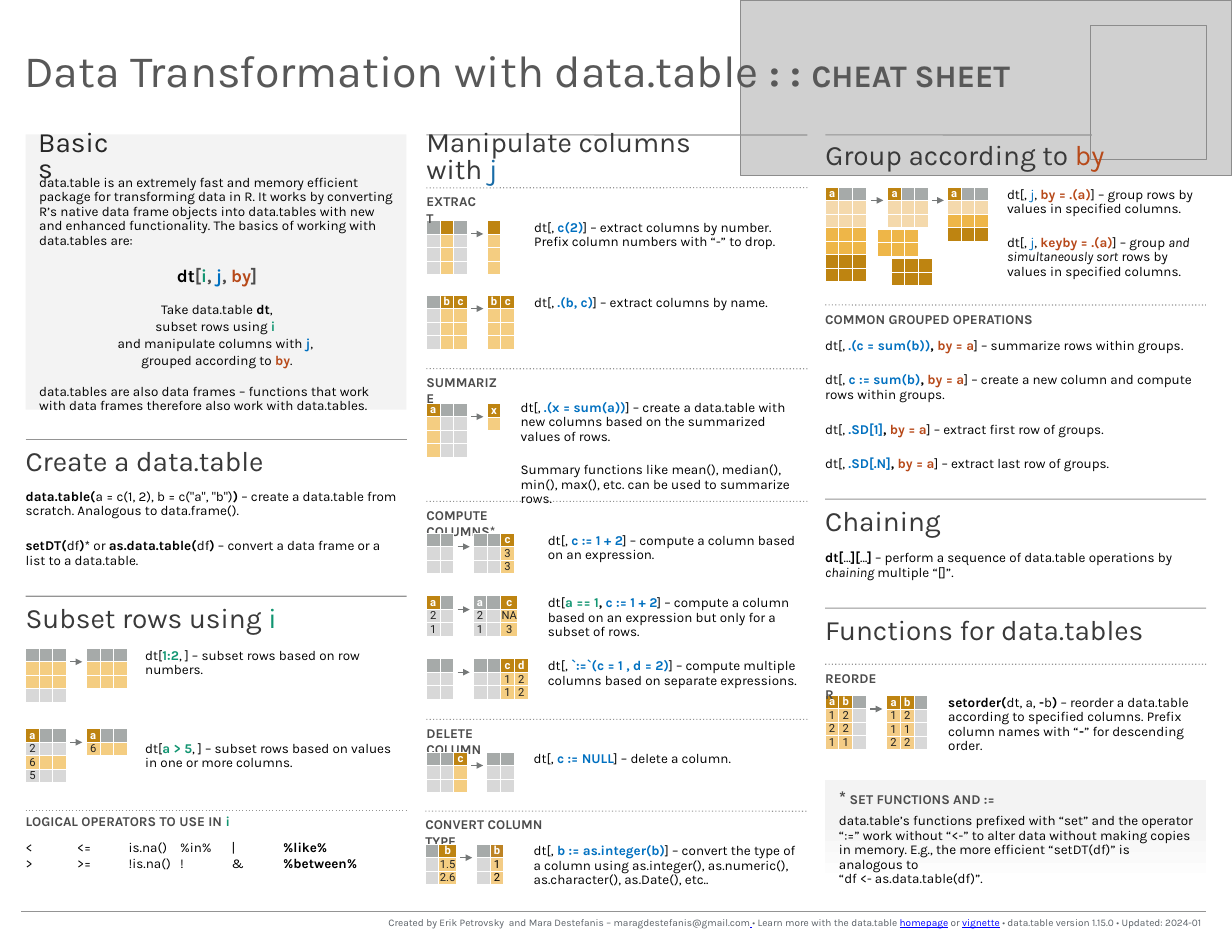
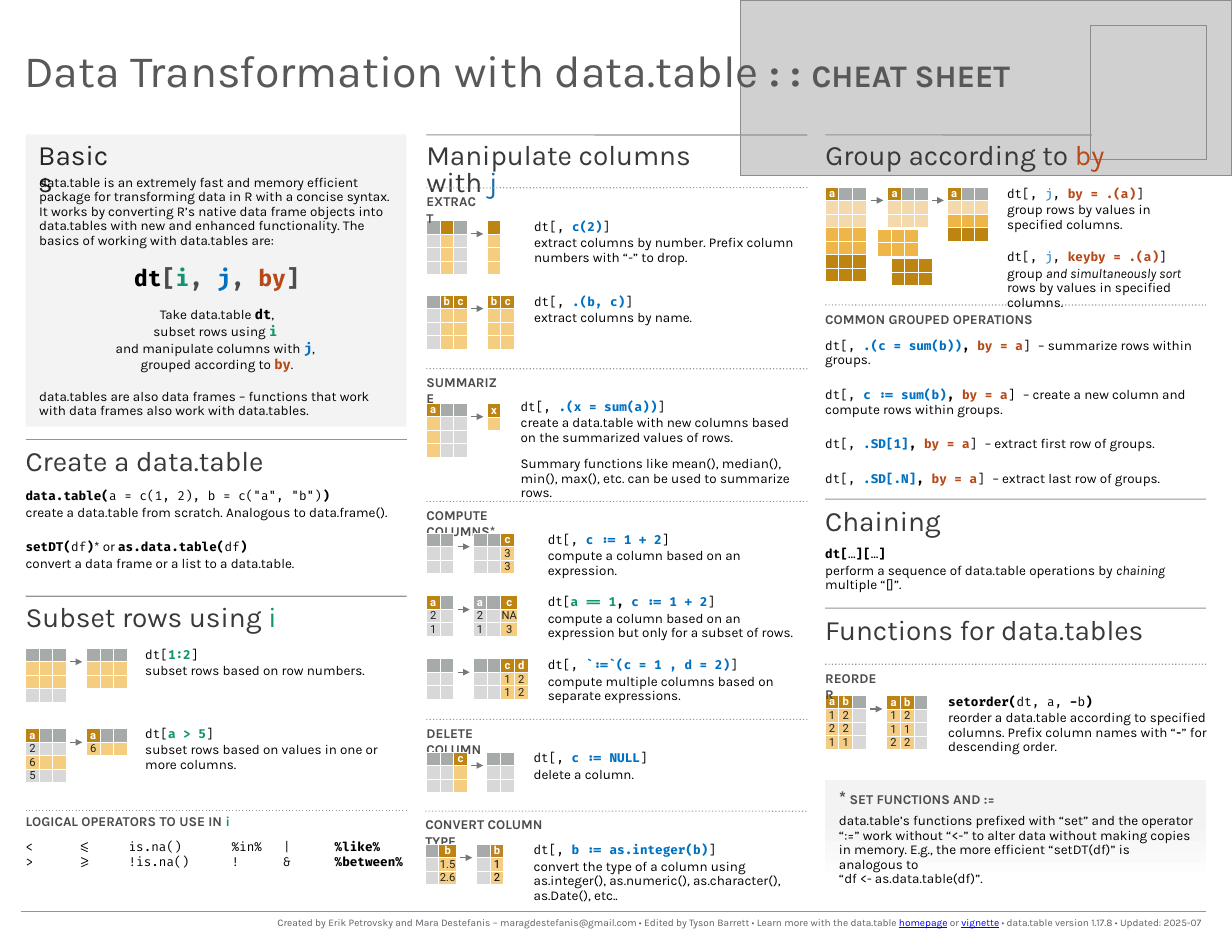
Before and after one commit to rstudio/cheatsheets, a slide deck: slide 1 of powerpoints/datatable.pptx. Drawn at 1232x952 pixels with LibreOffice and Linux fonts; fonts in the diff are those of the drawing; grey boxes stand for pictures. Boxes give left, top, right and bottom in pixels: in the first picture for what was removed or moved away, otherwise in the second. Text is boxed around its words. In the diff, an @@ line names an element or a change of style, - is before the commit and + after.

Commit message:
fix outdated items in datatable cheatsheet

```diff
--- a/powerpoints/datatable.pptx
+++ b/powerpoints/datatable.pptx
@@ rectangle resized from (x1=26, y1=135, x2=406, y2=410) to (x1=26, y1=135, x2=406, y2=427) @@
@@ text "Basics" at (x1=37, y1=143, x2=114, y2=173): vertical alignment middle to top @@
@@ text "Manipulate columns with j" at (x1=426, y1=146, x2=691, y2=199): vertical alignment middle to top @@
@@ text at (x1=39, y1=177, x2=390, y2=248): text changed @@
-  data.table is an extremely fast and memory efficient package for transforming data in R. It works by converting R’s native data frame objects into data.tables with new and enhanced functionality. The basics of working with data.tables are:
+  data.table is an extremely fast and memory efficient package for transforming data in R with a concise syntax. It works by converting R’s native data frame objects into data.tables with new and enhanced functionality. The basics of working with data.tables are:
@@ text at (x1=1007, y1=188, x2=1181, y2=307): text changed @@
-  dt[, j, by = .(a)] – group rows by values in specified columns.
-  dt[, j, keyby = .(a)] – group and simultaneously sort rows by values in specified columns.
+  dt[, j, by = .(a)]
+  group rows by values in specified columns.
+  dt[, j, keyby = .(a)]
+  group and simultaneously sort rows by values in specified columns.
@@ text at (x1=534, y1=237, x2=794, y2=265): text changed @@
-  dt[, c(2)] – extract columns by number. Prefix column numbers with “-” to drop.
+  dt[, c(2)]
+  extract columns by number. Prefix column numbers with “-” to drop.
@@ text at (x1=116, y1=268, x2=315, y2=373): size 16 to 20 pt in "dt[i, j, by]"; font Karla to Fira Code in "dt[i, j, by]", "dt,", "i", "j," and 1 more places @@
@@ text at (x1=534, y1=296, x2=692, y2=326): text changed @@
-  dt[, .(b, c)] – extract columns by name.
+  dt[, .(b, c)]
+  extract columns by name.
@@ text "dt[, .(c = sum(b)), by ..." at (x1=825, y1=340, x2=1192, y2=486): size 12 to 11 pt, font Karla to Fira Code in "dt[, .(c = sum(b)), by = a]", "dt[, c := sum(b), by = a]", "dt[, .SD[1], by = a]", "dt[, .SD[.N], by = a]" @@
@@ text at (x1=39, y1=386, x2=369, y2=410): text changed @@
-  data.tables are also data frames – functions that work with data frames therefore also work with data.tables.
+  data.tables are also data frames – functions that work with data frames also work with data.tables.
@@ text at (x1=521, y1=401, x2=789, y2=442): text changed @@
-  dt[, .(x = sum(a))] – create a data.table with new columns based on the summarized values of rows.
+  dt[, .(x = sum(a))]
+  create a data.table with new columns based on the summarized values of rows.
@@ text at (x1=26, y1=490, x2=387, y2=568): text changed @@
-  data.table(a = c(1, 2), b = c("a", "b")) – create a data.table from scratch. Analogous to data.frame().
-  setDT(df)* or as.data.table(df) – convert a data frame or a list to a data.table.
+  data.table(a = c(1, 2), b = c("a", "b"))
+  create a data.table from scratch. Analogous to data.frame().
+  setDT(df)* or as.data.table(df)
+  convert a data frame or a list to a data.table.
@@ text at (x1=548, y1=534, x2=740, y2=578): text changed @@
-  dt[, c := 1 + 2] – compute a column based on an expression.
+  dt[, c := 1 + 2]
+  compute a column based on an expression.
@@ text at (x1=825, y1=548, x2=1165, y2=592): text changed @@
-  dt[…][…] – perform a sequence of data.table operations by chaining multiple “[]”.
+  dt[…][…]
+  perform a sequence of data.table operations by chaining multiple “[]”.
@@ text at (x1=548, y1=596, x2=793, y2=641): text changed @@
-  dt[a == 1, c := 1 + 2] – compute a column based on an expression but only for a subset of rows.
+  dt[a == 1, c := 1 + 2]
+  compute a column based on an expression but only for a subset of rows.
@@ text at (x1=145, y1=649, x2=378, y2=769): text changed @@
-  dt[1:2, ] – subset rows based on row numbers.
-  dt[a > 5, ] – subset rows based on values in one or more columns.
+  dt[1:2]
+  subset rows based on row numbers.
+  dt[a > 5]
+  subset rows based on values in one or more columns.
@@ text at (x1=548, y1=659, x2=773, y2=703): text changed @@
-  dt[, `:=`(c = 1 , d = 2)] – compute multiple columns based on separate expressions.
+  dt[, `:=`(c = 1 , d = 2)]
+  compute multiple columns based on separate expressions.
@@ text at (x1=948, y1=696, x2=1207, y2=755): text changed @@
-  setorder(dt, a, -b) – reorder a data.table according to specified columns. Prefix column names with “-” for descending order.
+  setorder(dt, a, -b)
+  reorder a data.table according to specified columns. Prefix column names with “-” for descending order.
@@ text at (x1=534, y1=753, x2=648, y2=779): text changed @@
-  dt[, c := NULL] – delete a column.
+  dt[, c := NULL]
+  delete a column.
@@ text "< <= is.na() %in% | ..." at (x1=129, y1=841, x2=403, y2=868): size 12 to 11 pt, font Karla to Fira Code @@
@@ text at (x1=534, y1=844, x2=781, y2=902): text changed @@
-  dt[, b := as.integer(b)] – convert the type of a column using as.integer(), as.numeric(), as.character(), as.Date(), etc..
+  dt[, b := as.integer(b)]
+  convert the type of a column using as.integer(), as.numeric(), as.character(), as.Date(), etc..
@@ text at (x1=277, y1=919, x2=1202, y2=929): text changed @@
-Created by Erik Petrovsky and Mara Destefanis – maragdestefanis@gmail.com • Learn more with the data.table homepage or vignette • data.table version 1.15.0 • Updated: 2024-01
+Created by Erik Petrovsky and Mara Destefanis – maragdestefanis@gmail.com • Edited by Tyson Barrett • Learn more with the data.table homepage or vignette • data.table version 1.17.8 • Updated: 2025-07
```
Also in this commit, not shown: 1 other slide changed.
